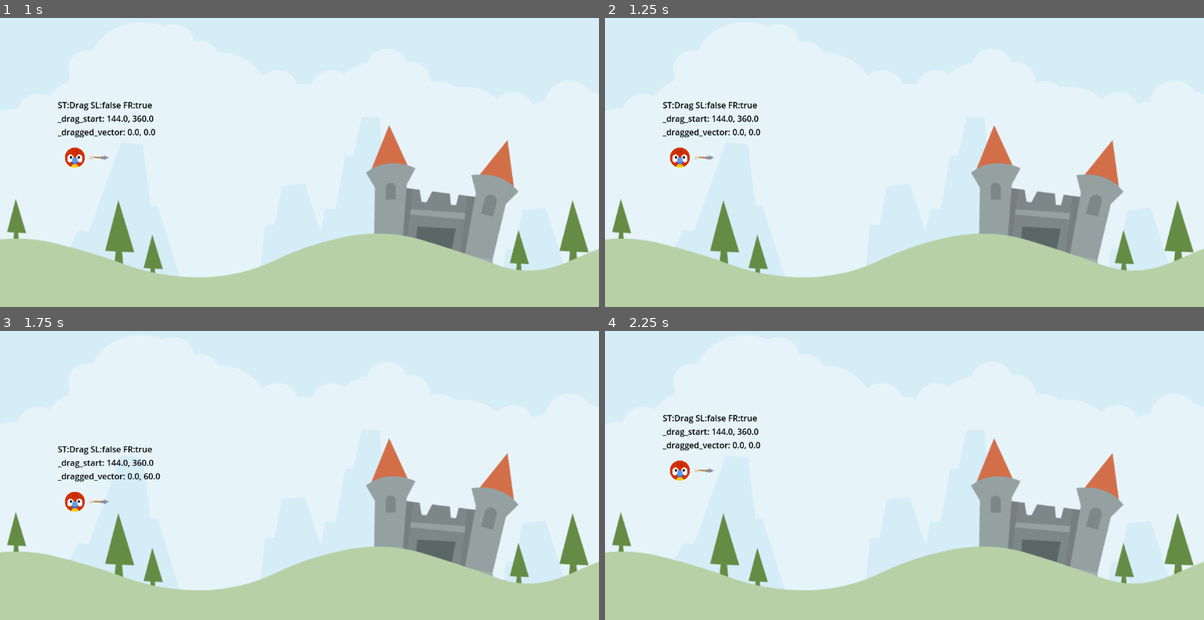
Above: before the commit, frames 1-4 (two rows, left to right).
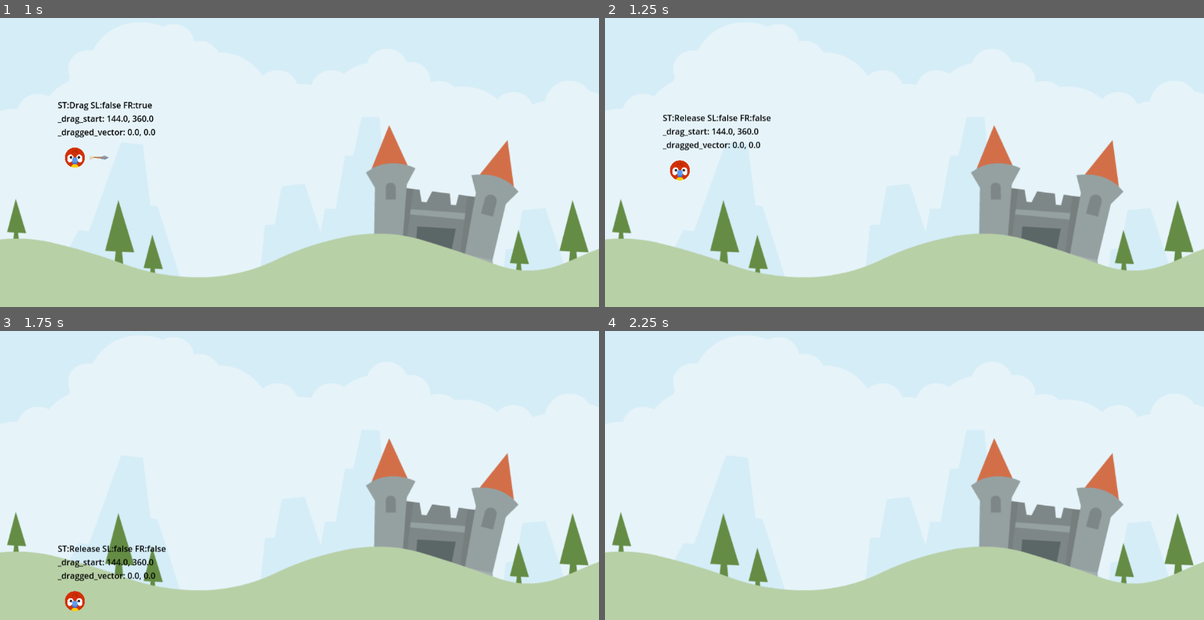
Above: after the commit, the same moments.

Repository: sufkis/angry-animals
Game: Godot game, scene res://Scenes/LevelBase/LevelBase.tscn
The game is run twice, just before and just after one commit, with the same random seed, the same clock (stepped at 60 frames per second) and the same inputs.
Inputs (mouse positions are in pixels of both pictures, inside the frame that each line leads up to):
- Up to frame 1 (1 s): tap Enter at 0.5 s; drag from (71, 156) to (359, 64) at 0.52 s
- Up to frame 2 (1.25 s): no input
- Up to frame 3 (1.75 s): drag from (179, 469) to (269, 518) at 1.27 s
- Up to frame 4 (2.25 s): move the mouse to (964, 377) at 2.02 s; press the mouse at (964, 377) at 2.03 s

Frame 1 is identical in both runs. In frame 2, 1.3% of the frame differs, in the area x 9-28%, y 29-57%; in frame 3, 1.6%, in the area x 9-28%, y 39-97%; in frame 4, 0.8%.

Commit message:
Handle animal release

Diff:
--- a/Scenes/Animal/Animal.gd
+++ b/Scenes/Animal/Animal.gd
@@ -16,6 +16,10 @@
 var _drag_start: Vector2 = Vector2.ZERO
 var _dragged_vector: Vector2 = Vector2.ZERO
 var _arrow_scale_x: float = 0.0
+
+func _unhandled_input(event: InputEvent) -> void:
+	if _state == AnimalState.Drag and event.is_action_released("drag"):
+		call_deferred("change_state", AnimalState.Release) #deffers the function call tp the end of the frame to prevent syncing problems
 
 func _ready() -> void:
 	setup()
@@ -62,6 +66,15 @@
 
 #endregion
 
+#region drag
+
+func start_release() -> void:
+	arrow.hide()
+	launch_sound.play()
+	freeze = false
+
+#endregion
+
 #region state
 
 func update_state() -> void:
@@ -78,6 +91,8 @@
 	match _state:
 		AnimalState.Drag:
 			start_dragging()
+		AnimalState.Release:
+			start_release()
 
 #endregion
 
